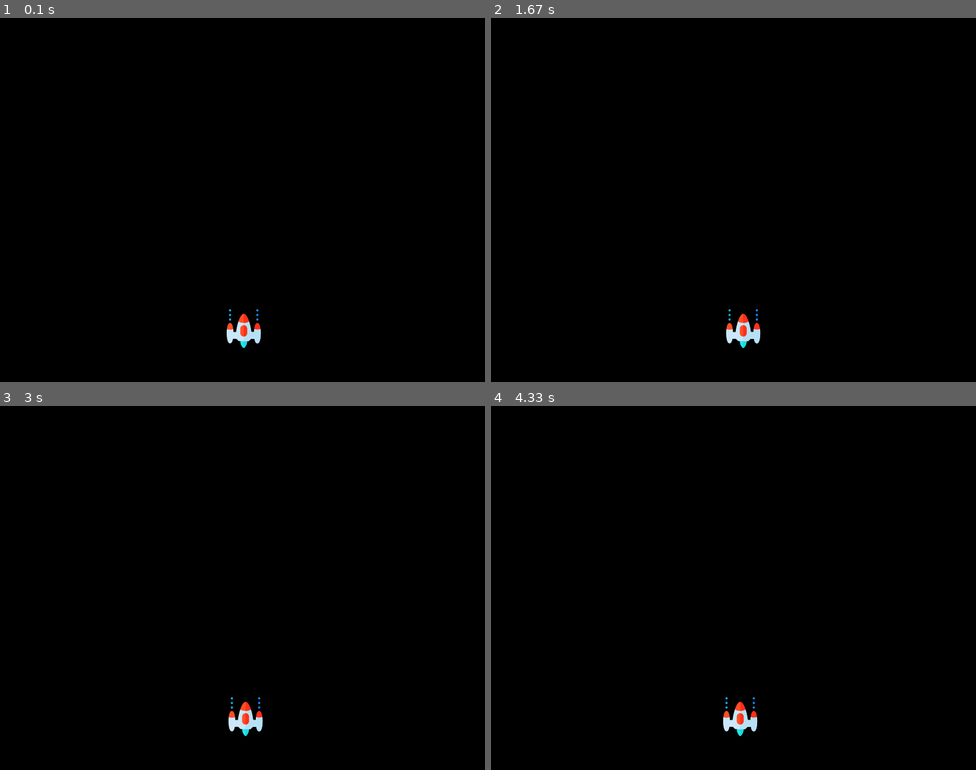
Above: before the commit, frames 1-4 (two rows, left to right).
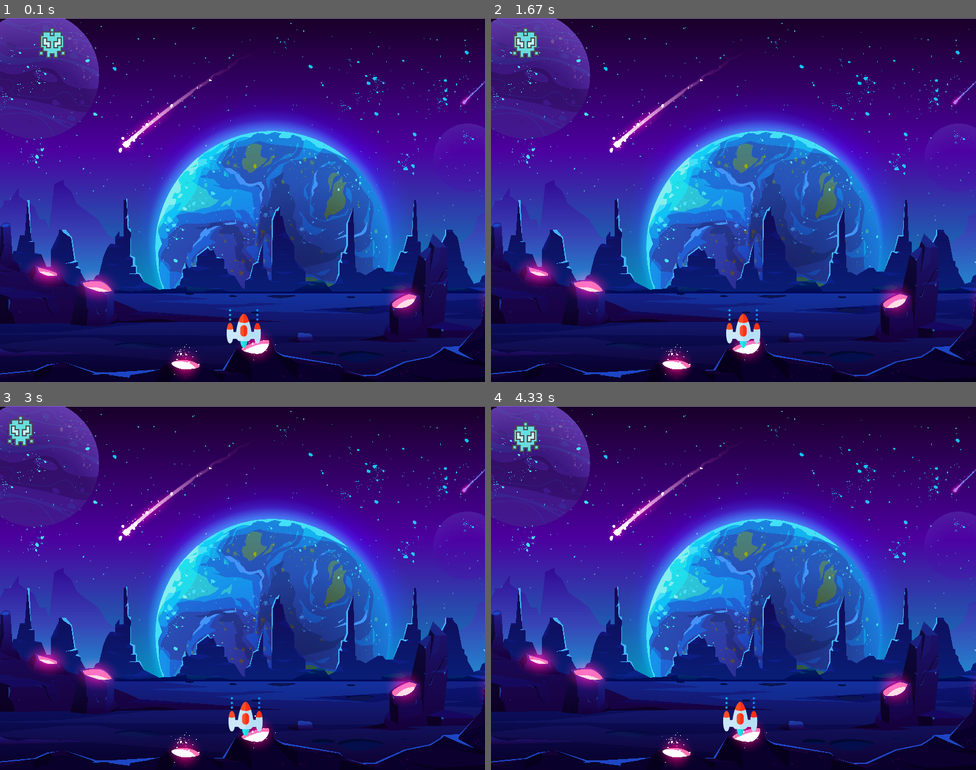
Above: after the commit, the same moments.

Repository: Parkar99/pygame_spaceinvaders
Game: pygame game, started from app.py
The game is run twice, just before and just after one commit, with the same random seed, the same clock (stepped at 60 frames per second) and the same inputs.
Inputs:
- Up to frame 1 (0.1 s): no input
- Up to frame 2 (1.67 s): hold  0.33-0.8 s; hold D 0.33-0.8 s; hold D 0.83-1.3 s; hold D from 1.33 s (still down)
- Up to frame 3 (3 s): release D at 1.8 s; hold A 1.83-2.37 s; tap  at 1.98 s; hold A 2.4-2.8 s; hold D from 2.83 s (still down)
- Up to frame 4 (4.33 s): release D at 3.47 s; hold A 3.5-3.97 s; tap  at 3.65 s; hold D from 4 s (still down)

The runs differ from the first frame. In frame 1, 100% of the frame differs, in the area x 0-100%, y 0-100%; in frame 2, 100%; in frame 3, 100%; in frame 4, 100%.

Commit message:
Basic enemy movement

Diff:
--- a/app.py
+++ b/app.py
@@ -1,10 +1,25 @@
+import random
+
 from pygame import *
+
+
+# Direction Enum
+class Direction:
+    LEFT, RIGHT = range(2)
+
 
 # Initialize PyGame
 init()
 
 # Set the screen var
-screen = display.set_mode((800, 600))
+screen_x = 800
+screen_y = 600
+screen = display.set_mode((screen_x, screen_y))
+screen_img = image.load('images/background.jpg')
+screen_img = transform.scale(
+    screen_img,
+    (int(screen_y * screen_img.get_width() / screen_img.get_height()), screen_y),
+)
 
 # Window title and icon
 display.set_caption('Spaceinvaders')
@@ -13,36 +28,65 @@
 # Game run status
 DONE = False
 
+
 # Player
 player_img = image.load('images/player.png')
 player_x = 370
 player_y = 480
 player_speed = 0.3
 player_x_move_by = 0
-player_y_move_by = 0
+
+# Enemy
+enemy_img = image.load('images/enemy.png')
+enemy_x = random.randint(0, screen_x - 64)
+enemy_y = random.randint(0, 150)
+enemy_x_speed = 0.3
+enemy_y_speed = 10
+enemy_move_direction = Direction.LEFT
+enemy_x_move_by = 0
+enemy_y_move_by = 0
 
 
 def move_player(x, y, speed) -> tuple:
     ''' Returns updated x and y values corresponding to the speed '''
     keys = key.get_pressed()
-    if keys[ord('w')] or keys[ord('W')]:
-        y -= speed
 
-    if keys[ord('s')] or keys[ord('S')]:
-        y += speed
-
-    if keys[ord('d')] or keys[ord('D')]:
+    if x < screen_x - 64 and keys[ord('d')] or keys[ord('D')]:
         x += speed
 
-    if keys[ord('a')] or keys[ord('A')]:
+    if x > 0 and keys[ord('a')] or keys[ord('A')]:
         x -= speed
 
     return x, y
 
 
+def move_enemy(x, y, speed, direction: Direction) -> tuple:
+    ''' Move enemy in specific direction '''
+
+    if direction == Direction.RIGHT:
+        if x < screen_x - 64:
+            x += speed
+        else:
+            direction = Direction.LEFT
+            y += 10
+    elif direction == Direction.LEFT:
+        if x > 0:
+            x -= speed
+        else:
+            direction = Direction.RIGHT
+            y += 10
+
+    return x, y, direction
+
+
 def draw_player(x, y) -> None:
     ''' Draws player '''
     screen.blit(player_img, (x, y))
+
+
+def draw_enemy(x, y) -> None:
+    ''' Draws enemy '''
+    screen.blit(enemy_img, (x, y))
 
 
 def is_close_event() -> bool:
@@ -59,9 +103,16 @@
     DONE = is_close_event()
 
     screen.fill((0, 0, 0))
+    screen.blit(screen_img, (-int((screen_img.get_width() - screen_x) / 2), 0))
 
     # Player movement and drawing
     player_x, player_y = move_player(player_x, player_y, player_speed)
     draw_player(player_x, player_y)
 
+    # Enemy drawing
+    enemy_x, enemy_y, enemy_move_direction = move_enemy(
+        enemy_x, enemy_y, enemy_x_speed, enemy_move_direction
+    )
+    draw_enemy(enemy_x, enemy_y)
+
     display.update()
Binary file added: images/background.jpg
Binary file added: images/bullet.png
Binary file added: images/enemy.png
Not shown, added: images/earth-view-night-from-alien-planet-neon-space.zip
